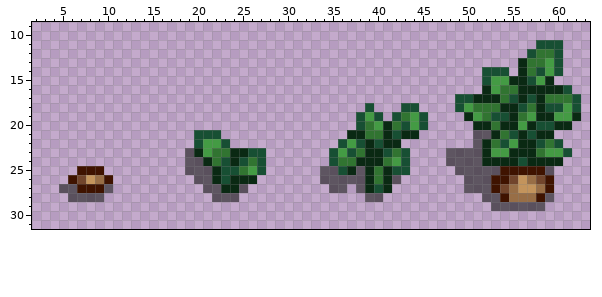
Two versions of one pixel-art sprite, _game_lib/environment/seeds/potato/potato.png. This is how it looked before the edit.
The file is 64x32 pixels. Shown: x 2..63, y 9..31.
Now the later version:
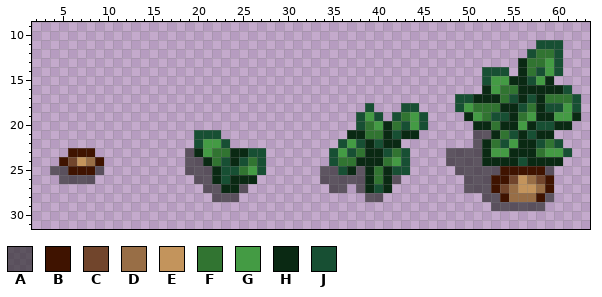
Palette (. is transparent): A #282828a6  B #3f1300  C #71452c  D #986e46  E #c3945c  F #317431  G #449b44  H #0a2913  J #174f33
Diff:
Colour A now appears in row 25 at x 4 to 5; in row 26 at x 5.
The author changed colour B to colour A in row 25 at x 9; in row 26 at x 6.
The author changed colour C to colour A in row 26 at x 7.
The author changed colour E to colour A in row 26 at x 8.
Colour B now appears in row 23 at x 6 to 8; in row 24 at x 5 and 9; in row 25 at x 6.
Colour C now appears in row 24 at x 6.
Colour D now appears in row 24 at x 8.
Colour E now appears in row 24 at x 7.
Colour A is gone in row 27 at x 5 to 6 and 10; in row 28 at x 6 to 9.
Colour B is gone in row 26 at x 10; in row 27 at x 7 to 9.
Colour D is gone in row 26 at x 9.
Changed places in both pictures, as pixel boxes (x1, y1, x2, y2):
changed: (50, 148, 113, 202)
